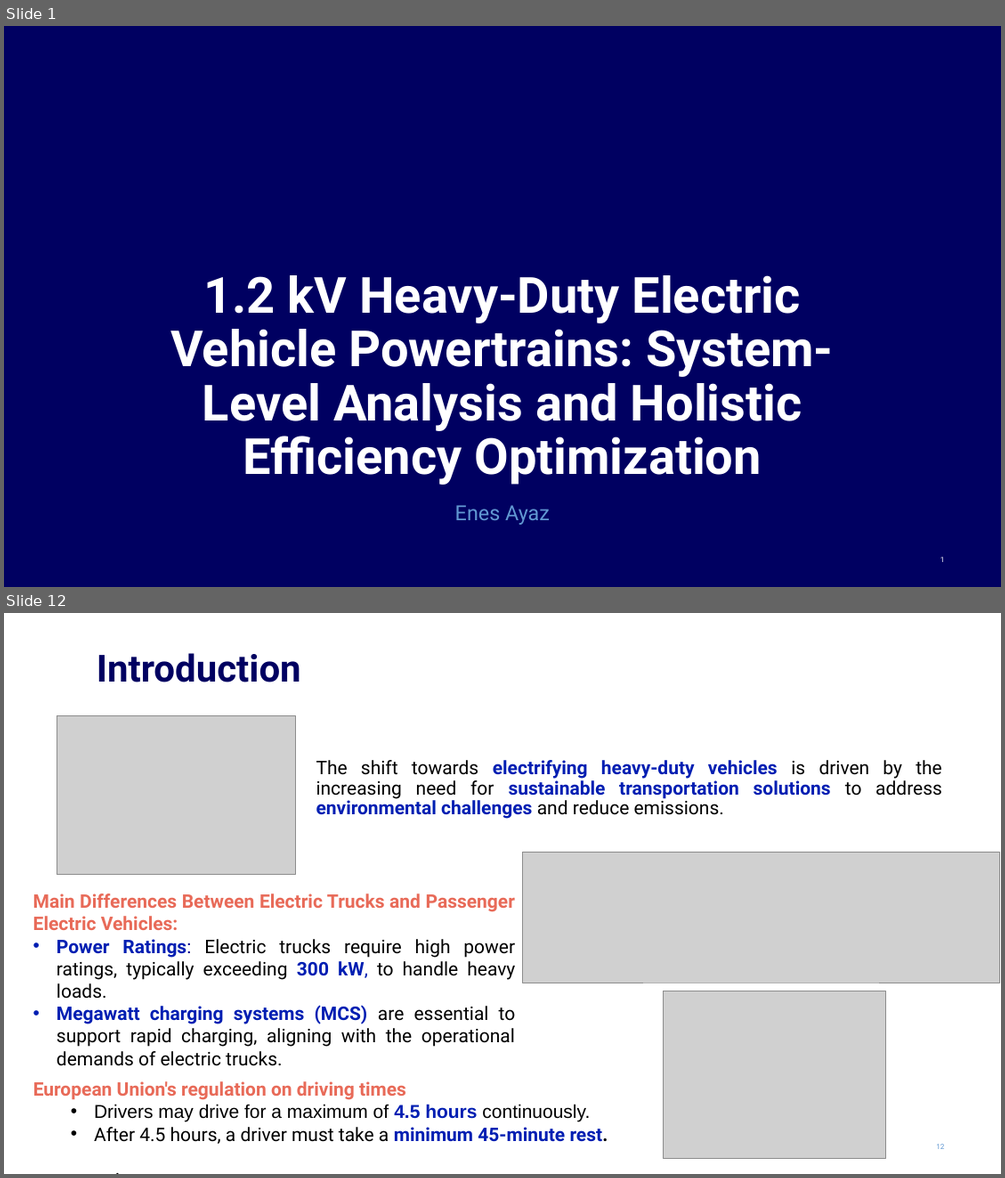
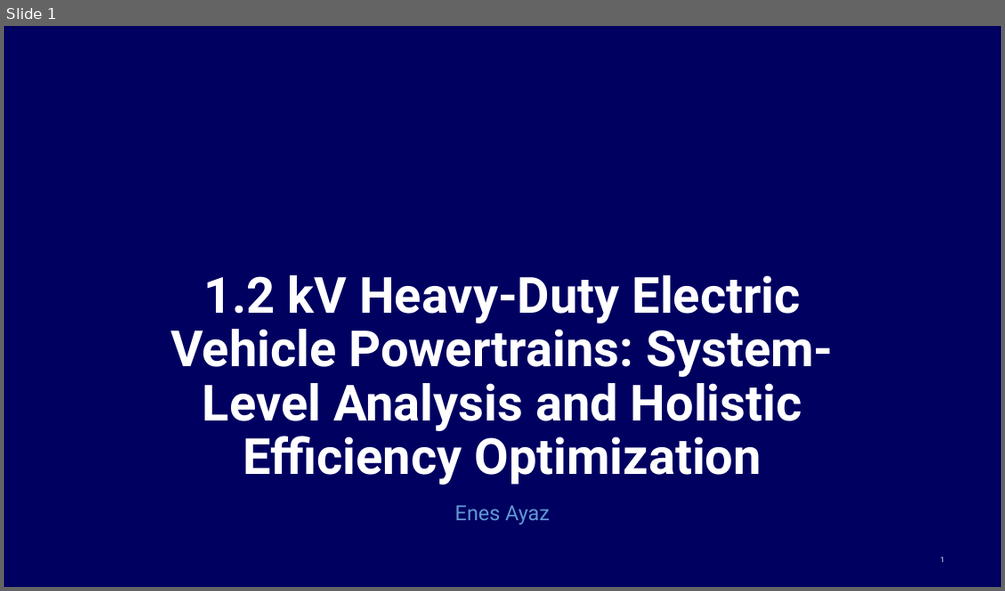
Before and after one commit to EnesAyaz/KTH, a slide deck: PresentationOfMeetings/50PercentSeminar/50PercentEnes.pptx. Shown one above the other, each under a label of ours: slides 1 and 12 before the commit, slide 1 after it; the slides between them are not shown. The pictures are 1005x1178 and 1005x591 pixels, drawn with LibreOffice and Linux fonts; fonts in the diff are those of the drawing; grey boxes stand for pictures; background and template pictures are left out. Boxes give left, top, right and bottom in pixels: in the first picture for what was removed or moved away, otherwise in the second. Text is boxed around its words. In the diff, an @@ line names an element or a change of style, - is before the commit and + after.

```diff
--- a/PresentationOfMeetings/50PercentSeminar/50PercentEnes.pptx
+++ b/PresentationOfMeetings/50PercentSeminar/50PercentEnes.pptx
@@ slide 12 removed at <box>4,613,1001,1174</box>, background #FFFFFF @@
@@ title removed at <box>97,653,301,682</box> @@
-Introduction
@@ picture removed at <box>57,715,296,875</box> @@
@@ text removed at <box>316,760,942,819</box> @@
-The shift towards electrifying heavy-duty vehicles is driven by the increasing need for sustainable transportation solutions to address environmental challenges and reduce emissions.
@@ picture removed at <box>523,852,1000,982</box> @@
@@ text removed at <box>33,893,516,1066</box> @@
-Main Differences Between Electric Trucks and Passenger Electric Vehicles:
-• Power Ratings: Electric trucks require high power ratings, typically exceeding 300 kW, to handle heavy loads.
-• Megawatt charging systems (MCS) are essential to support rapid charging, aligning with the operational demands of electric trucks.
@@ picture removed at <box>663,991,886,1159</box> @@
@@ text removed at <box>33,1081,608,1143</box> @@
-European Union's regulation on driving times
-  • Drivers may drive for a maximum of 4.5 hours continuously.
-  • After 4.5 hours, a driver must take a minimum 45-minute rest.
@@ text removed at <box>108,1130,531,1174</box> @@
-.
@@ page number removed at <box>936,1143,944,1149</box> @@
-12
```
Also in this commit, not shown: 10 slides changed, 10 slides added, 15 other slides removed, 20 other files.
